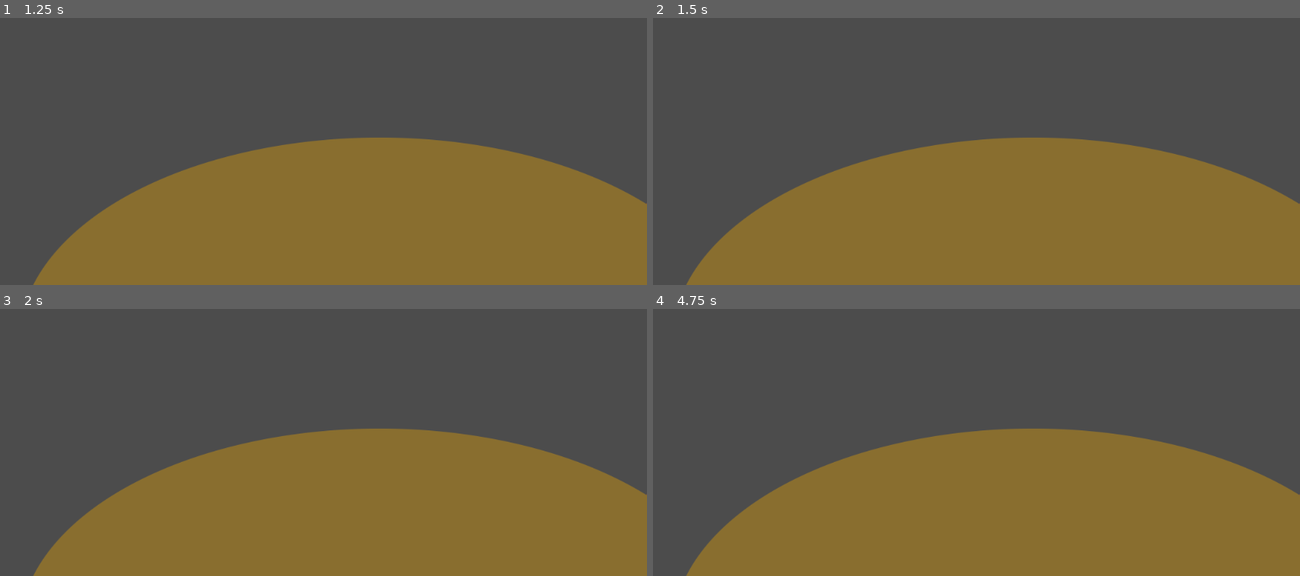
Above: before the commit, frames 1-4 (two rows, left to right).
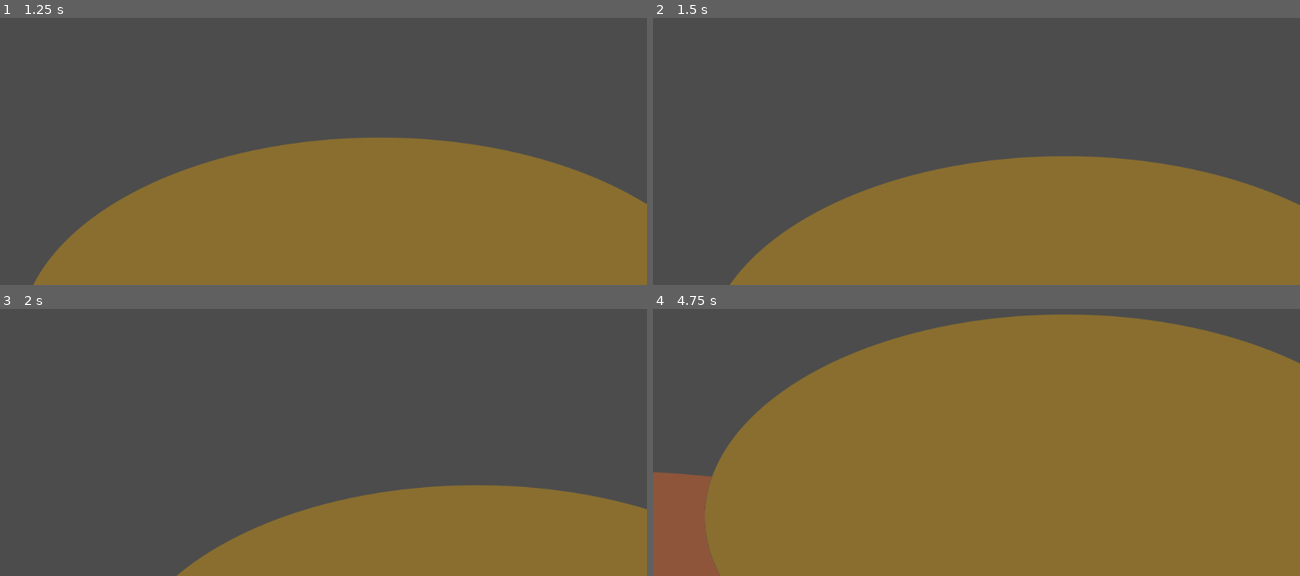
Above: after the commit, the same moments.

Repository: MitchMakesThings/Godot-Things
Game: Godot game, scene res://src/levels/FirstLevel.tscn
Same seed, same stepped clock (60 frames per second), same inputs: the game is played once before the commit and once after it.
Inputs (mouse positions are in pixels of both pictures, inside the frame that each line leads up to):
- Up to frame 1 (1.25 s): tap Enter at 0.5 s; move the mouse to (465, 76) at 0.52 s; click (465, 76) at 0.67 s
- Up to frame 2 (1.5 s): tap Space at 1.25 s; drag from (847, 114) to (944, 170) at 1.27 s
- Up to frame 3 (2 s): no input
- Up to frame 4 (4.75 s): tap Enter at 2, 3.5 s; move the mouse to (outside the picture) at 2.02 s; click (outside the picture) at 2.17 s; tap Space at 2.75, 4.25 s; drag from (944, 461) to (782, 330) at 2.77 s; move the mouse to (1170, 442) at 3.52 s; click (1170, 442) at 3.67 s; drag from (782, 330) to (outside the picture) at 4.27 s

Frame 1 is identical in both runs. In frame 2, 8.0% of the frame differs, in the area x 5-100%, y 44-100%; in frame 3, 22%; in frame 4, 41%, in the area x 0-100%, y 2-100%.
Error before the commit: Invalid get index 'size' (on base: 'Node2D'). (res://src/destruction/Destructible.gd:22)

Commit message:
Adding simple camera controls, so we can zoom in/out and move around the map.

Diff:
--- a/Game/src/destruction/Destructible.gd
+++ b/Game/src/destruction/Destructible.gd
@@ -18,8 +18,6 @@
 	CollisionHolder = get_node(CollisionHolderNodePath)
 
 	world_size = (get_node(world_map_nodepath) as Sprite).get_rect().size
-	print(world_size)
-	print(get_parent().size)
 
 	# For debugging purposes:
 	$Viewport.set_size(get_viewport_rect().size)
--- a/Game/src/levels/FirstLevel.tscn
+++ b/Game/src/levels/FirstLevel.tscn
@@ -1,7 +1,8 @@
-[gd_scene load_steps=3 format=2]
+[gd_scene load_steps=4 format=2]
 
 [ext_resource path="res://assets/levels/FirstLevel.png" type="Texture" id=1]
 [ext_resource path="res://src/destruction/Destructible.tscn" type="PackedScene" id=2]
+[ext_resource path="res://src/scripts/Camera.gd" type="Script" id=3]
 
 [node name="FirstLevel" type="Node2D"]
 
@@ -12,6 +13,7 @@
 [node name="Camera" type="Camera2D" parent="."]
 position = Vector2( 2545, 1649.62 )
 current = true
+script = ExtResource( 3 )
 
 [node name="Destructible" parent="." instance=ExtResource( 2 )]
 world_map_nodepath = NodePath("../DestructibleForeground")
--- /dev/null
+++ b/Game/src/scripts/Camera.gd
@@ -0,0 +1,33 @@
+extends Camera2D
+
+
+var _previous_position : Vector2 = Vector2.ZERO
+var _move_camera := false
+
+func _unhandled_input(event):
+	# Click and drag - begin / end clicking
+	if event is InputEventMouseButton && event.button_index == BUTTON_LEFT:
+		get_tree().set_input_as_handled()
+		if event.is_pressed():
+			_previous_position = event.position
+			_move_camera = true
+		else:
+			_move_camera = false
+
+	# Click and drag - dragging
+	elif event is InputEventMouseMotion && _move_camera:
+		get_tree().set_input_as_handled()
+		position += (_previous_position - event.position)
+		_previous_position = event.position
+
+	# Zoom
+	elif event is InputEventMouseButton:
+		var new_zoom := Vector2.ZERO
+		if event.button_index == BUTTON_WHEEL_UP:
+			new_zoom = zoom.linear_interpolate(Vector2(0.5, 0.5), 0.2)
+		elif event.button_index == BUTTON_WHEEL_DOWN:
+			new_zoom = zoom.linear_interpolate(Vector2(4,4), 0.2)
+
+		if (new_zoom != Vector2.ZERO):
+			get_tree().set_input_as_handled()
+			zoom = new_zoom
